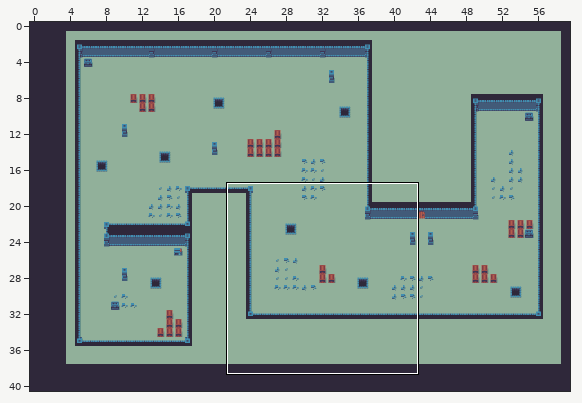
Tiled map -- Data/dummy.tmx. Above, an overview of the earlier version with the close-up marked.
Close-up. As it was:
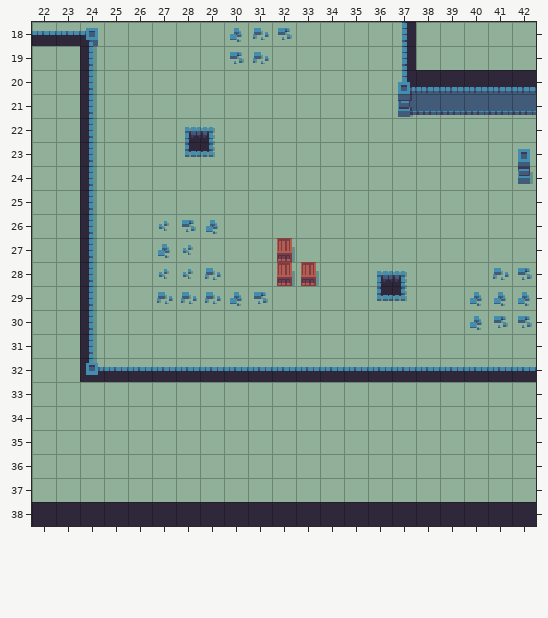
Cells are 16x16 px. Shown: x 22..42, y 18..38. The commit also changed other parts of the map, which this record leaves out.
And afterwards:
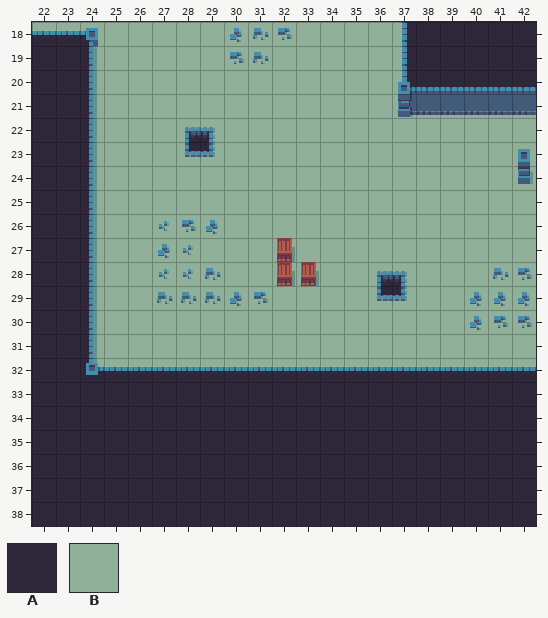
Key: from "dungeon_sheet_0": A 25, B 54.
_ is an empty cell.
Change:
Layer "Sol":
The edit turns tile B into tile A in row 18 at x 38 to 42; in row 19 at x 22 to 23 and 38 to 42; in rows 20 to 32 at x 22 to 23; in rows 33 to 37 at x 22 to 42.
